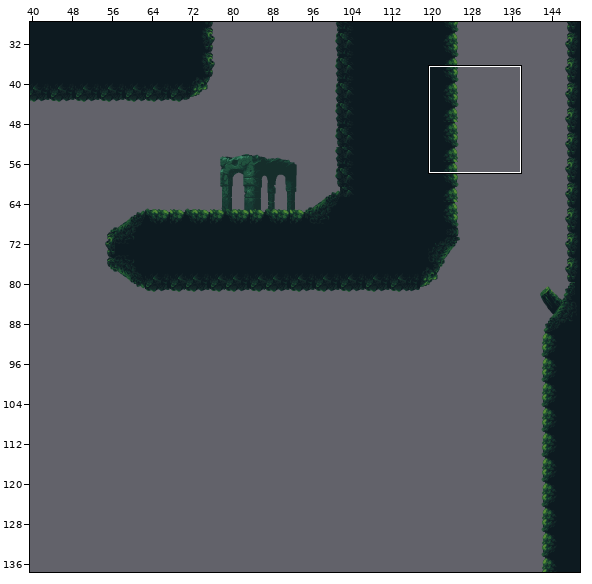
Tiled map (JSON), stored at assets/underwater/tilemap/dark_underwater_map.tmj. The first picture is a wide view before the edit; the outline marks the close-up.
Close-up. As it was:
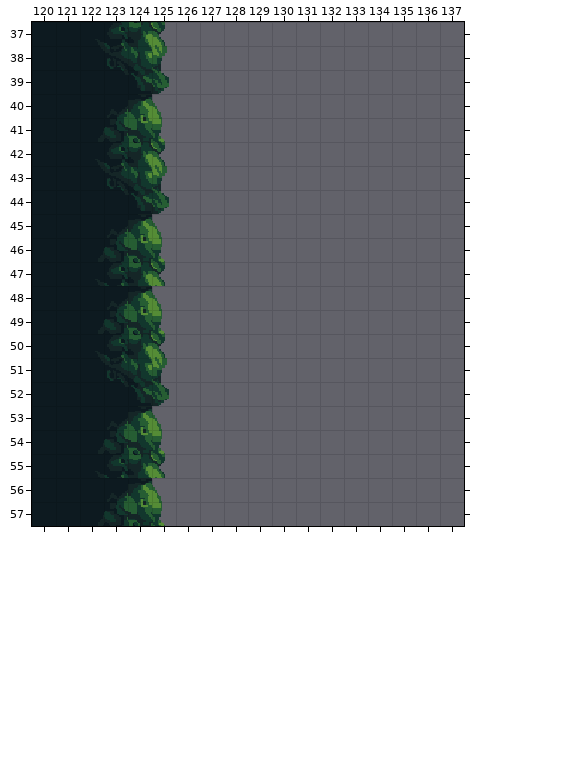
Cells are 16x16 px. Shown: x 120..137, y 37..57. The commit also changed other parts of the map, which this record leaves out.
After:
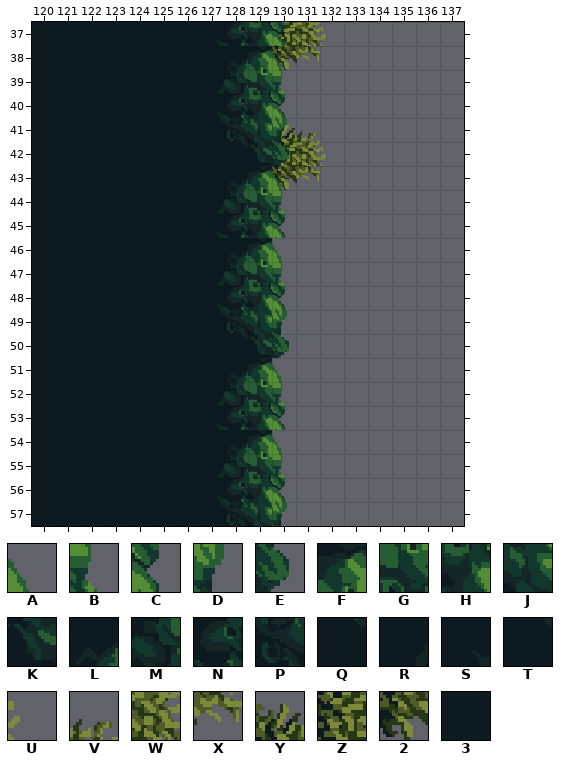
Key: from "dark_underwater_tiles": A 230 turned 90, B 231 turned 90, C 232 turned 90, D 233 turned 90, E 234 turned 90, F 260 turned 90, G 261 turned 90, H 262 turned 90, J 263 turned 90, K 264 turned 90, L 290 turned 90, M 291 turned 90, N 292 turned 90, P 293 turned 90, Q 294 turned 90, R 321 turned 90, S 322 turned 90, T 323 flipped left-right; from "props": U 1308 turned 90, V 1371 turned 90, W 1372 turned 90, X 1373 turned 90, Y 1435 turned 90, Z 1436 turned 90, 2 1437 turned 90, 3 1605.
_ is an empty cell.
What changed:
{"where": "layer \"Background_assets\""}
{"y":37,"x":130,"old":"___","new":"ZWU"}
{"y":38,"x":130,"old":"__","new":"2X"}
{"y":41,"x":130,"old":"__","new":"YV"}
{"y":42,"x":130,"old":"___","new":"ZWU"}
{"y":43,"x":130,"old":"__","new":"2X"}
{"where": "layer \"Midground\""}
{"y":37,"x":123,"old":"NHC_____","new":"3333SNHC"}
{"y":38,"x":123,"old":"PJD_____","new":"33333LFA"}
{"y":39,"x":124,"old":"KE_____","new":"333RMGB"}
{"y":40,"x":123,"old":"LFA_____","new":"3333SNHC"}
{"y":41,"x":123,"old":"MGB_____","new":"3333TPJD"}
{"y":42,"x":123,"old":"NHC_____","new":"33333QKE"}
{"y":43,"x":123,"old":"PJD_____","new":"33333LFA"}
{"y":44,"x":124,"old":"KE_____","new":"333RMGB"}
{"y":45,"x":123,"old":"LFA_____","new":"3333SNHC"}
{"y":46,"x":123,"old":"MGB_____","new":"33333LFA"}
{"y":47,"x":123,"old":"NHC_____","new":"3333RMGB"}
{"y":48,"x":123,"old":"LFA_____","new":"3333SNHC"}
{"y":49,"x":123,"old":"MGB_____","new":"3333TPJD"}
{"y":50,"x":123,"old":"NHC_____","new":"33333QKE"}
{"y":51,"x":123,"old":"PJD_____","new":"33333LFA"}
{"y":52,"x":124,"old":"KE_____","new":"333RMGB"}
{"y":53,"x":123,"old":"LFA_____","new":"3333SNHC"}
{"y":54,"x":123,"old":"MGB_____","new":"33333LFA"}
{"y":55,"x":123,"old":"NHC_____","new":"3333RMGB"}
{"y":56,"x":123,"old":"LFA_____","new":"3333SNHC"}
{"y":57,"x":123,"old":"MGB_____","new":"3333TPJD"}
{"label":"changed","picture_box":[104,22,326,526]}
